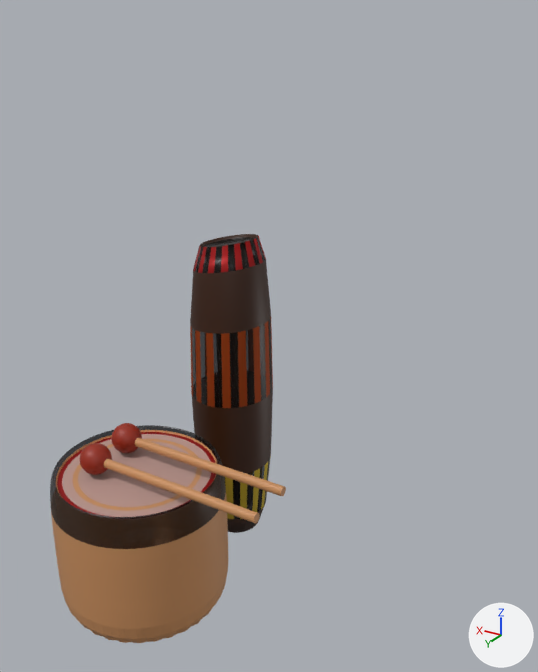
One commit to the Blender file Drums - Jova/Drums.blend: the scene before it, then after it.
Rendered twice from a 50 mm camera at (-7.18, 7.71, 7.41) aimed at (-2.16, -0.65, 3.23). The axes (+X, +Y, +Z) are drawn at lower right. The lights are the same throughout.
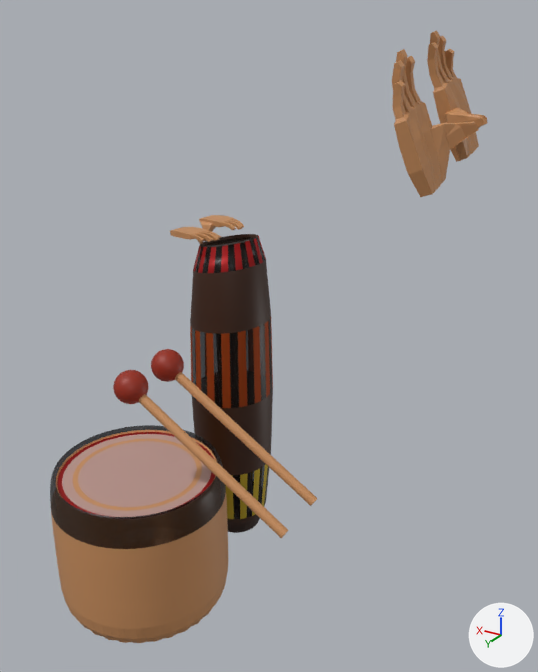
Where the change shows, as pixel boxes (x1, y1, x2, y2) in the pictures (538 x 672 px):
'Cube.003', added: after (392, 49, 479, 197)
'Cylinder.001', moved, turned: before (104, 459, 260, 523); after (138, 394, 288, 538)
'Cylinder.003', moved, turned: before (135, 438, 286, 496); after (175, 372, 317, 506)
'Cube.002', added: after (427, 30, 487, 162)
'Sphere', moved: before (80, 443, 112, 475); after (113, 370, 148, 404)
'Sphere.002', moved: before (111, 423, 142, 453); after (151, 349, 184, 382)
'Cube.001', added (orange): after (170, 227, 221, 244)
'Cube', added (orange): after (199, 215, 244, 241)

The change in detail:
Mesh me_cube_003 is new.
It has 189 vertices, 185 faces and spans x -1.32..6.69, y -1.68..1.01, z -1.0..2.26.
It uses material mat_material_006 (orange #c68c5c).
Object 'Cylinder.001' (ob_cylinder_001) moves from (-1.67, 1.05, 1.49) to (-2.3, 1.1, 2.16).
Object 'Cylinder.001' (ob_cylinder_001) turns from (110, 88, 110) to (-10, 59, -13) degrees about x, y and z.
Object 'Sphere' (ob_sphere) moves from (-0.23, 1.04, 1.48) to (-1.06, 1.07, 2.88).
Object 'Cylinder.003' (ob_cylinder_003) moves from (-1.67, 0.37, 1.49) to (-2.3, 0.32, 2.16).
Object 'Cylinder.003' (ob_cylinder_003) turns from (110, 88, 110) to (-10, 59, -13) degrees about x, y and z.
Object 'Sphere.002' (ob_sphere_002) moves from (-0.23, 0.36, 1.48) to (-1.06, 0.29, 2.88).
Object 'Cube.003' (ob_cube_003) is new; it shows me_cube_003.
Its location is (-4.02, -1.15, 5.92).
Its rotation in degrees is (9, 340, 180).
Its scale is (0.0817, -0.355, 0.507).
Object 'Cube.002' (ob_cube_002) is new; it shows a copy of me_cube_003.
Its location is (-4.01, -2.47, 6.15).
Its rotation in degrees is (9, 340, 180).
Its scale is (0.0817, 0.355, 0.507).
Object 'Cube.001' (ob_cube_001) is new; it shows a copy of me_cube_003.
Its location is (-0.05, -1.66, 4.19).
Its rotation in degrees is (361, 87, 172).
Its scale is (0.0422, -0.183, 0.261).
Object 'Cube' (ob_cube) is new; it shows a copy of me_cube_003.
Its location is (-0.19, -2.26, 4.28).
Its rotation in degrees is (361, 87, 172).
Its scale is (0.0422, 0.183, 0.261).
